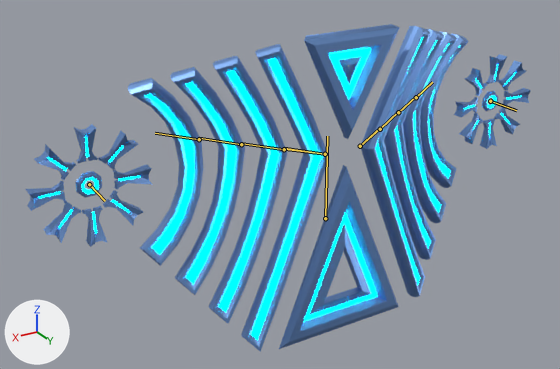
The glTF model assets/enemy/enemy_angel/enemy_angel.glb as it was, and as the next commit left it.
Before and after are seen from a camera (50 mm lens) standing at (4.89, 7.06, 4.13) and looking at (0.53, -0.21, 0.5). Every picture has the same lights, and +X, +Y and +Z are marked at lower left. Both versions are drawn at frame 19 of the action 'attack'; the numbers are the values there. The bones that bend it are drawn over the model as lines.

The first picture shows 'Wing Loft.004'.
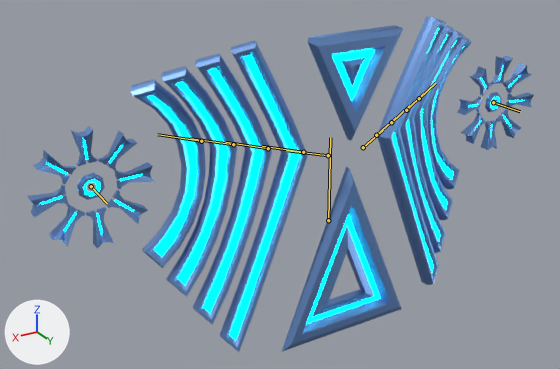
Changed parts and their boxes [x1, y1, x2, y2] in the pictures (560 x 369 px):
'Wing Loft.004', posed: before [25, 24, 531, 352]; after [27, 17, 534, 352]
bone 'Spine', root to tip: before (325, 218) to (327, 136); after (328, 220) to (330, 137)
bone 'Rib1.R', root to tip: before (325, 154) to (284, 148); after (303, 152) to (262, 146)
bone 'Rib2.R', root to tip: before (284, 149) to (242, 143); after (268, 148) to (225, 142)
bone 'Rib3.R', root to tip: before (241, 144) to (199, 138); after (233, 144) to (190, 138)
bone 'Flower.R', root to tip: before (89, 184) to (105, 201); after (91, 186) to (107, 203)
bone 'Rib1.L', root to tip: before (360, 146) to (380, 128); after (376, 135) to (396, 117)
bone 'Rib2.L', root to tip: before (380, 129) to (398, 111); after (391, 122) to (409, 105)
bone 'Rib3.L', root to tip: before (398, 112) to (416, 96); after (406, 110) to (423, 93)
bone 'Flower.L', root to tip: before (490, 101) to (516, 110); after (493, 102) to (520, 111)

Patch to the scene script:
```diff
--- a/assets/enemy/enemy_angel/enemy_angel.glb.py
+++ b/assets/enemy/enemy_angel/enemy_angel.glb.py
@@ bone_spine @@
 bone_spine = bpy.data.objects['Armature.Angel of Death'].pose.bones['Spine']
-bone_spine.location = (0.0, 0.0, 0.0)
+bone_spine.location = (0.0, 0.0, -0.06)
@@ bone_rib1_r @@
 bone_rib1_r = bpy.data.objects['Armature.Angel of Death'].pose.bones['Rib1.R']  # child of 'Sternum.R'
-bone_rib1_r.location = (0.0, 0.0, 0.0)
+bone_rib1_r.location = (0.0, 0.28, 0.0)
@@ bone_rib2_r @@
 bone_rib2_r = bpy.data.objects['Armature.Angel of Death'].pose.bones['Rib2.R']  # child of 'Sternum.R'
-bone_rib2_r.location = (0.0, 0.0, 0.0)
+bone_rib2_r.location = (0.0, 0.21, 0.0)
@@ bone_rib3_r @@
 bone_rib3_r = bpy.data.objects['Armature.Angel of Death'].pose.bones['Rib3.R']  # child of 'Sternum.R'
-bone_rib3_r.location = (0.0, 0.0, 0.0)
+bone_rib3_r.location = (0.0, 0.12, 0.0)
@@ bone_flower_r @@
 bone_flower_r = bpy.data.objects['Armature.Angel of Death'].pose.bones['Flower.R']  # child of 'Sternum.R'
-bone_flower_r.rotation_quaternion = (1.0, 0.0, 0.0, 0.0)  # degrees (0, 0, 0)
+bone_flower_r.rotation_quaternion = (0.419, 0.0, -0.908, 0.0)  # degrees (0, -130, 0)
@@ bone_rib1_l @@
 bone_rib1_l = bpy.data.objects['Armature.Angel of Death'].pose.bones['Rib1.L']  # child of 'Sternum.L'
-bone_rib1_l.location = (0.0, 0.0, 0.0)
+bone_rib1_l.location = (0.0, 0.32, 0.0)
@@ bone_rib2_l @@
 bone_rib2_l = bpy.data.objects['Armature.Angel of Death'].pose.bones['Rib2.L']  # child of 'Sternum.L'
-bone_rib2_l.location = (0.0, 0.0, 0.0)
+bone_rib2_l.location = (0.0, 0.21, 0.0)
@@ bone_rib3_l @@
 bone_rib3_l = bpy.data.objects['Armature.Angel of Death'].pose.bones['Rib3.L']  # child of 'Sternum.L'
-bone_rib3_l.location = (0.0, 0.0, 0.0)
+bone_rib3_l.location = (0.0, 0.12, 0.0)
@@ bone_flower_l @@
 bone_flower_l = bpy.data.objects['Armature.Angel of Death'].pose.bones['Flower.L']  # child of 'Sternum.L'
-bone_flower_l.rotation_quaternion = (1.0, 0.0, 0.0, 0.0)  # degrees (0, 0, 0)
+bone_flower_l.rotation_quaternion = (0.419, 0.0, 0.908, 0.0)  # degrees (0, 130, 0)
```
